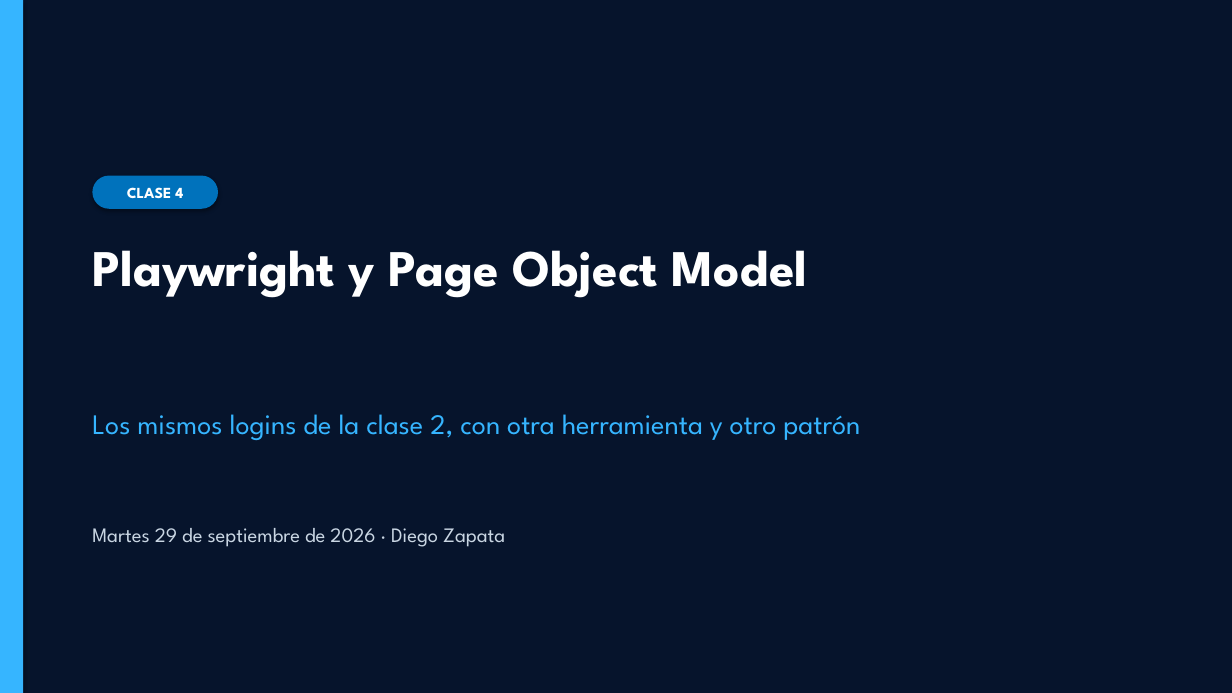
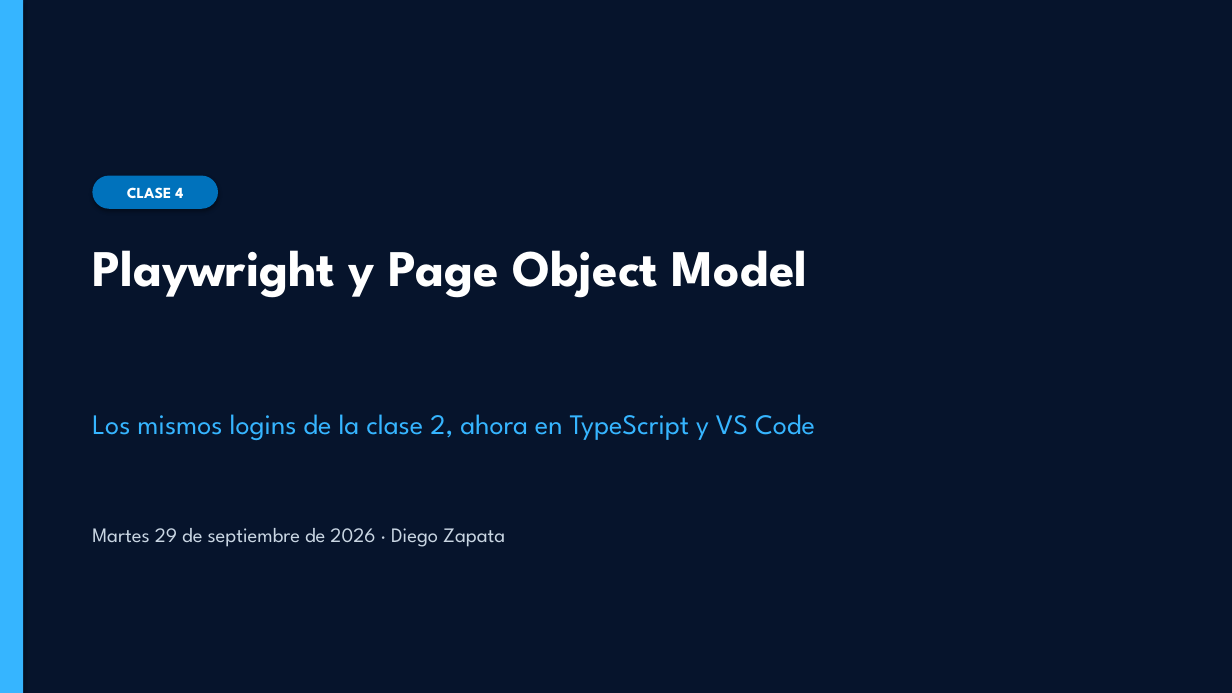
Before and after one commit to dzapbeta/semillero2026, a slide deck: slide 1 of material-de-apoyo/Clase4_Presentacion_Playwright_POM.pptx. Drawn at 1232x693 pixels with LibreOffice and Linux fonts; fonts in the diff are those of the drawing. Boxes give left, top, right and bottom in pixels: in the first picture for what was removed or moved away, otherwise in the second. Text is boxed around its words. In the diff, an @@ line names an element or a change of style, - is before the commit and + after.

```diff
--- a/material-de-apoyo/Clase4_Presentacion_Playwright_POM.pptx
+++ b/material-de-apoyo/Clase4_Presentacion_Playwright_POM.pptx
@@ text at box(92, 414, 815, 440): text changed @@
-Los mismos logins de la clase 2, con otra herramienta y otro patrón
+Los mismos logins de la clase 2, ahora en TypeScript y VS Code
```
Also in this commit, not shown: 7 other slides changed, 2 slides added, 2 slides removed, 19 other files.
